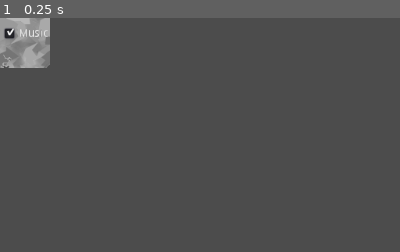
Above: before the commit, frame 1.
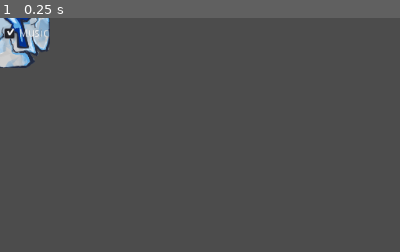
Above: after the commit, the same moment.

Repository: Boivin92/Turning-of-seasons
Game: Godot game, scene res://TileSet/breakingBlock/BreakingBlock.tscn
The game is run twice, just before and just after one commit, with the same random seed, the same clock (stepped at 60 frames per second) and the same inputs. This scene is started directly instead of the project's main scene. Sound files missing from this copy of the repository are replaced by a short silence.
Inputs:
- Up to frame 1 (0.25 s): no input
The pictures show only the part of the screen within x 0-50%, y 0-50%; the shares and areas given below are measured in that part.

The runs differ from the first frame. In frame 1, 2.5% of the frame differs, in the area x 0-13%, y 0-22%.

Commit message:
crumbling part 25

Diff:
--- /dev/null
+++ b/CrumblingAudio.gd
@@ -0,0 +1,11 @@
+extends Control
+
+var busy : bool = false
+
+func PlayWithoutOverride():
+	if not busy :
+		$RandomSoundPlayer.play()
+		busy = true
+
+func _on_AudioStreamPlayer_finished() -> void:
+	busy = false
--- a/TileSet/breakingBlock/BreakingBlock.gd
+++ b/TileSet/breakingBlock/BreakingBlock.gd
@@ -3,6 +3,12 @@
 func _on_Timer_timeout() -> void:
 	$CollisionShape2D.disabled = false
 	$Sprite.frame = 0
+	$Sprite.playing = false
 
 func crumble():
-	$AnimationPlayer.play("breaking")
+	$Sprite.playing = true
+	CrumblingAudio.PlayWithoutOverride()
+
+func _on_Sprite_animation_finished() -> void:
+	$Timer.start()
+	$CollisionShape2D.disabled = true
--- a/TileSet/breakingBlock/BreakingBlock.tscn
+++ b/TileSet/breakingBlock/BreakingBlock.tscn
@@ -1,49 +1,36 @@
-[gd_scene load_steps=6 format=2]
+[gd_scene load_steps=23 format=2]
 
 [ext_resource path="res://TileSet/breakingBlock/BreakingBlock.gd" type="Script" id=1]
-[ext_resource path="res://TileSet/slidingblock/sprites/bloc_MOVE.png" type="Texture" id=2]
+[ext_resource path="res://TileSet/breakingBlock/sprites/destructibleW01.png" type="Texture" id=2]
+[ext_resource path="res://TileSet/breakingBlock/sprites/destructibleW02.png" type="Texture" id=3]
+[ext_resource path="res://TileSet/breakingBlock/sprites/destructibleW03.png" type="Texture" id=4]
+[ext_resource path="res://TileSet/breakingBlock/sprites/destructibleW04.png" type="Texture" id=5]
+[ext_resource path="res://TileSet/breakingBlock/sprites/destructibleW05.png" type="Texture" id=6]
+[ext_resource path="res://TileSet/breakingBlock/sprites/destructibleW06.png" type="Texture" id=7]
+[ext_resource path="res://TileSet/breakingBlock/sprites/destructibleW07.png" type="Texture" id=8]
+[ext_resource path="res://TileSet/breakingBlock/sprites/destructibleW08.png" type="Texture" id=9]
+[ext_resource path="res://TileSet/breakingBlock/sprites/destructibleW09.png" type="Texture" id=10]
+[ext_resource path="res://TileSet/breakingBlock/sprites/destructibleW10.png" type="Texture" id=11]
+[ext_resource path="res://TileSet/breakingBlock/sprites/destructibleW11.png" type="Texture" id=12]
+[ext_resource path="res://TileSet/breakingBlock/sprites/destructibleW12.png" type="Texture" id=13]
+[ext_resource path="res://TileSet/breakingBlock/sprites/destructibleW13.png" type="Texture" id=14]
+[ext_resource path="res://TileSet/breakingBlock/sprites/destructibleW14.png" type="Texture" id=15]
+[ext_resource path="res://TileSet/breakingBlock/sprites/destructibleW15.png" type="Texture" id=16]
+[ext_resource path="res://TileSet/breakingBlock/sprites/destructibleW16.png" type="Texture" id=17]
+[ext_resource path="res://TileSet/breakingBlock/sprites/destructibleW17.png" type="Texture" id=18]
+[ext_resource path="res://TileSet/breakingBlock/sprites/destructibleW18.png" type="Texture" id=19]
+[ext_resource path="res://TileSet/breakingBlock/sprites/destructibleW19.png" type="Texture" id=20]
 
 [sub_resource type="SpriteFrames" id=1]
 animations = [ {
-"frames": [ ExtResource( 2 ) ],
+"frames": [ ExtResource( 2 ), ExtResource( 3 ), ExtResource( 4 ), ExtResource( 5 ), ExtResource( 6 ), ExtResource( 7 ), ExtResource( 8 ), ExtResource( 9 ), ExtResource( 10 ), ExtResource( 11 ), ExtResource( 12 ), ExtResource( 13 ), ExtResource( 14 ), ExtResource( 15 ), ExtResource( 16 ), ExtResource( 17 ), ExtResource( 18 ), ExtResource( 19 ), ExtResource( 20 ) ],
 "loop": false,
-"name": "default",
-"speed": 5.0
+"name": "crumbling",
+"speed": 9.0
 } ]
 
 [sub_resource type="RectangleShape2D" id=2]
 extents = Vector2( 64, 64 )
-
-[sub_resource type="Animation" id=3]
-resource_name = "breaking"
-length = 2.0
-step = 0.5
-tracks/0/type = "value"
-tracks/0/path = NodePath("CollisionShape2D:disabled")
-tracks/0/interp = 1
-tracks/0/loop_wrap = true
-tracks/0/imported = false
-tracks/0/enabled = true
-tracks/0/keys = {
-"times": PoolRealArray( 2 ),
-"transitions": PoolRealArray( 1 ),
-"update": 1,
-"values": [ true ]
-}
-tracks/1/type = "method"
-tracks/1/path = NodePath("Timer")
-tracks/1/interp = 1
-tracks/1/loop_wrap = true
-tracks/1/imported = false
-tracks/1/enabled = true
-tracks/1/keys = {
-"times": PoolRealArray( 2 ),
-"transitions": PoolRealArray( 1 ),
-"values": [ {
-"args": [ -1 ],
-"method": "start"
-} ]
-}
 
 [node name="BreakingBlock" type="StaticBody2D" groups=[
 "breakable",
@@ -51,15 +38,15 @@
 script = ExtResource( 1 )
 
 [node name="Sprite" type="AnimatedSprite" parent="."]
+position = Vector2( 0, 128 )
 frames = SubResource( 1 )
+animation = "crumbling"
 
 [node name="CollisionShape2D" type="CollisionShape2D" parent="."]
 shape = SubResource( 2 )
 
-[node name="AnimationPlayer" type="AnimationPlayer" parent="."]
-anims/breaking = SubResource( 3 )
-
 [node name="Timer" type="Timer" parent="."]
 wait_time = 3.0
 one_shot = true
+[connection signal="animation_finished" from="Sprite" to="." method="_on_Sprite_animation_finished"]
 [connection signal="timeout" from="Timer" to="." method="_on_Timer_timeout"]
--- /dev/null
+++ b/TileSet/breakingBlock/CrumblingAudio.tscn
@@ -0,0 +1,22 @@
+[gd_scene load_steps=9 format=2]
+
+[ext_resource path="res://CrumblingAudio.gd" type="Script" id=1]
+[ext_resource path="res://RandomSoundPlayer.gd" type="Script" id=2]
+[ext_resource path="res://TileSet/breakingBlock/sounds/ice_cracking_melting_01.wav" type="AudioStream" id=3]
+[ext_resource path="res://TileSet/breakingBlock/sounds/ice_cracking_melting_02.wav" type="AudioStream" id=4]
+[ext_resource path="res://TileSet/breakingBlock/sounds/ice_cracking_melting_03.wav" type="AudioStream" id=5]
+[ext_resource path="res://TileSet/breakingBlock/sounds/ice_cracking_melting_04.wav" type="AudioStream" id=6]
+[ext_resource path="res://TileSet/breakingBlock/sounds/ice_cracking_melting_05.wav" type="AudioStream" id=7]
+[ext_resource path="res://TileSet/breakingBlock/sounds/ice_cracking_melting_06.wav" type="AudioStream" id=8]
+
+[node name="CrumblingAudio" type="Control"]
+anchor_right = 1.0
+anchor_bottom = 1.0
+script = ExtResource( 1 )
+
+[node name="RandomSoundPlayer" type="Node" parent="."]
+script = ExtResource( 2 )
+sounds = [ ExtResource( 3 ), ExtResource( 4 ), ExtResource( 5 ), ExtResource( 6 ), ExtResource( 7 ), ExtResource( 8 ) ]
+
+[node name="AudioStreamPlayer" type="AudioStreamPlayer" parent="RandomSoundPlayer"]
+[connection signal="finished" from="RandomSoundPlayer/AudioStreamPlayer" to="." method="_on_AudioStreamPlayer_finished"]
--- a/project.godot
+++ b/project.godot
@@ -35,6 +35,7 @@
 music="*res://music/music.tscn"
 WinterSnow="*res://Level/WinterSnow.tscn"
 SeasonChanger="*res://Level/SeasonChanger.tscn"
+CrumblingAudio="*res://TileSet/breakingBlock/CrumblingAudio.tscn"
 
 [display]
 
Binary file added: Art/assets/bloc_roche/DESCTRUCTIBLE/destructibleW01.png
Binary file added: Art/assets/bloc_roche/DESCTRUCTIBLE/destructibleW02.png
Binary file added: Art/assets/bloc_roche/DESCTRUCTIBLE/destructibleW03.png
Binary file added: Art/assets/bloc_roche/DESCTRUCTIBLE/destructibleW04.png
Binary file added: Art/assets/bloc_roche/DESCTRUCTIBLE/destructibleW05.png
Binary file added: Art/assets/bloc_roche/DESCTRUCTIBLE/destructibleW06.png
Binary file added: Art/assets/bloc_roche/DESCTRUCTIBLE/destructibleW07.png
Binary file added: Art/assets/bloc_roche/DESCTRUCTIBLE/destructibleW08.png
Binary file added: Art/assets/bloc_roche/DESCTRUCTIBLE/destructibleW09.png
Not shown, added: TileSet/breakingBlock/sounds/ice_cracking_melting_01.wav.import
Not shown, added: TileSet/breakingBlock/sounds/ice_cracking_melting_02.wav.import
Not shown, added: TileSet/breakingBlock/sounds/ice_cracking_melting_03.wav.import
(and 47 more such lines)
